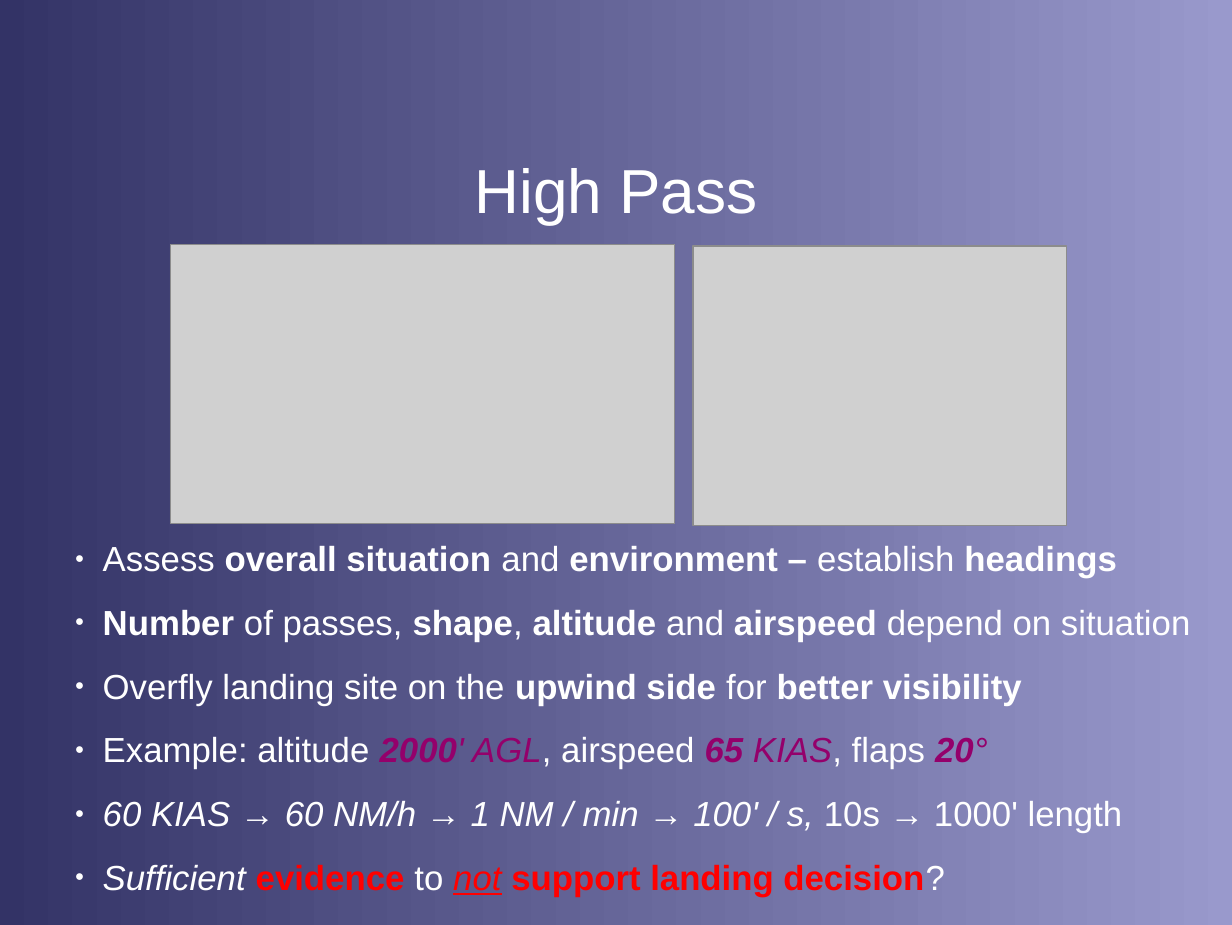
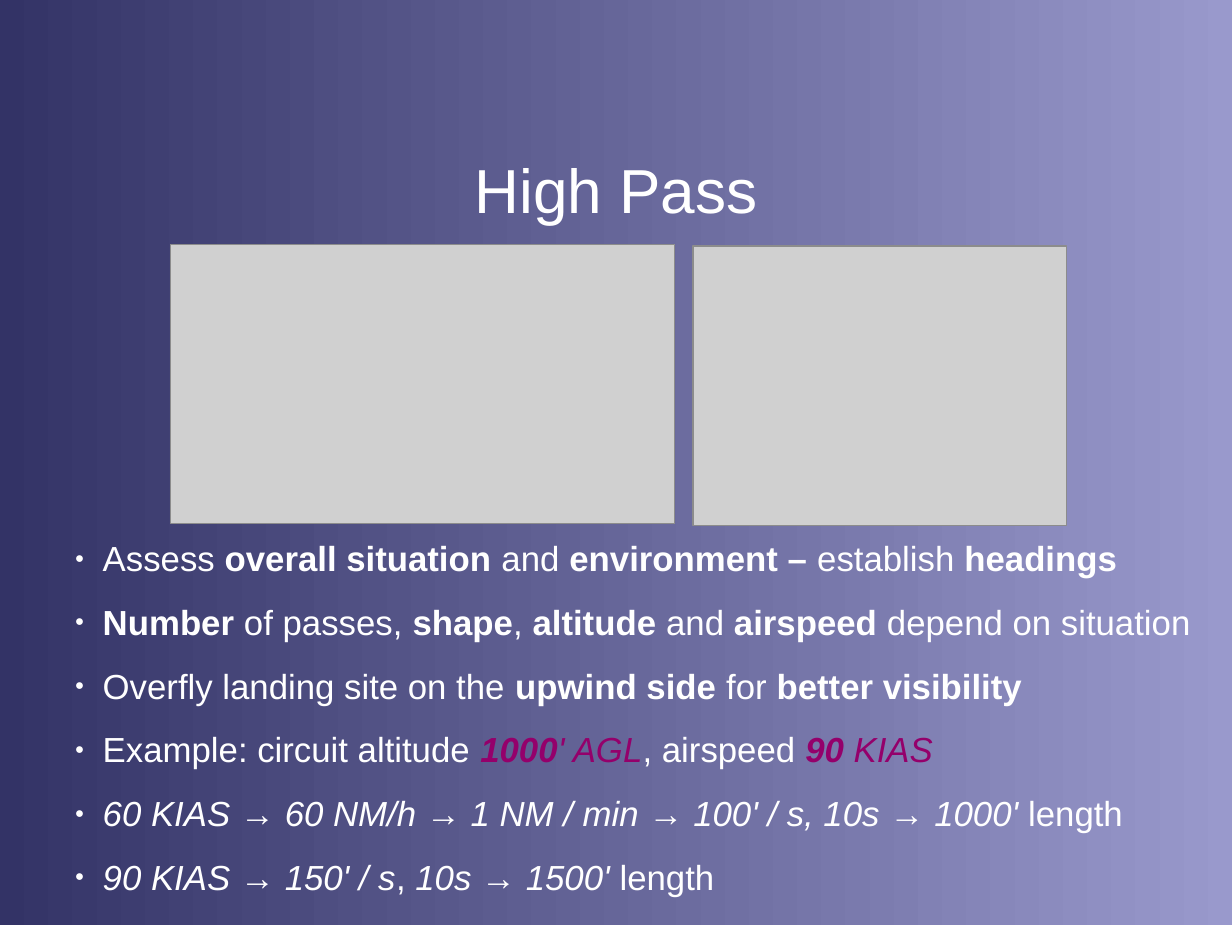
Before and after one commit to stephanheinemann/flight, a slide deck: slide 6 of FI/PrecautionaryLanding/PrecautionaryLanding.odp. Drawn at 1232x925 pixels with LibreOffice and Linux fonts; fonts in the diff are those of the drawing; grey boxes stand for pictures; background and template pictures are left out. Boxes give left, top, right and bottom in pixels: in the first picture for what was removed or moved away, otherwise in the second. Text is boxed around its words. In the diff, an @@ line names an element or a change of style, - is before the commit and + after.

```diff
--- a/FI/PrecautionaryLanding/PrecautionaryLanding.odp
+++ b/FI/PrecautionaryLanding/PrecautionaryLanding.odp
@@ text at box(103, 737, 933, 769): text changed @@
-● Example: altitude 2000' AGL, airspeed 65 KIAS, flaps 20°
+● Example: circuit altitude 1000' AGL, airspeed 90 KIAS
@@ text at box(103, 801, 1123, 833): italic on in "10s 1000'" @@
@@ text at box(103, 865, 715, 897): paragraph added @@
+● 90 KIAS → 150' / s, 10s → 1500' length
```
Also in this commit, not shown: 2 other slides changed, 1 other file.
